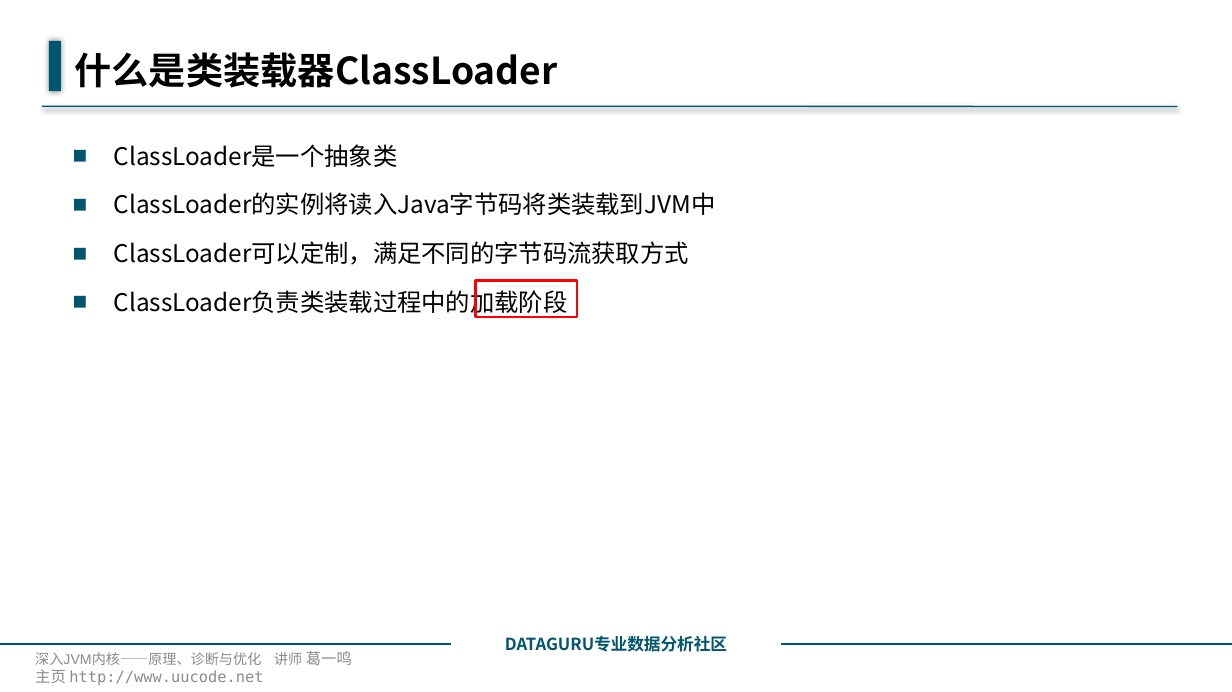
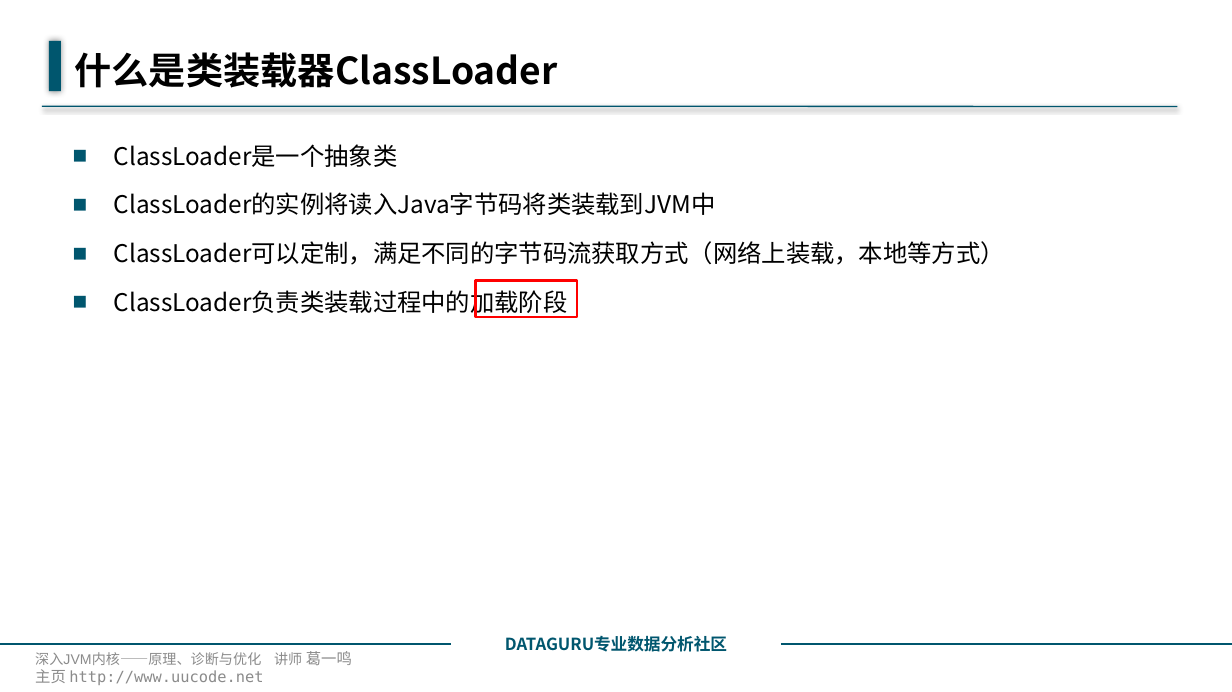
Before and after one commit to 1606884098/javabase, a slide deck: slide 9 of javabase1Jvm/src/main/java/com/javabase/jvm1runtime/runtimeDetail/6.类装载器.pptx. Drawn at 1232x692 pixels with LibreOffice and Linux fonts; fonts in the diff are those of the drawing; background and template pictures are left out. Boxes give left, top, right and bottom in pixels: in the first picture for what was removed or moved away, otherwise in the second. Text is boxed around its words. In the diff, an @@ line names an element or a change of style, - is before the commit and + after.

```diff
--- a/javabase1Jvm/src/main/java/com/javabase/jvm1runtime/runtimeDetail/6.类装载器.pptx
+++ b/javabase1Jvm/src/main/java/com/javabase/jvm1runtime/runtimeDetail/6.类装载器.pptx
@@ text at (x1=114, y1=241, x2=1005, y2=265): text changed @@
-■ ClassLoader可以定制，满足不同的字节码流获取方式
+■ ClassLoader可以定制，满足不同的字节码流获取方式（网络上装载，本地等方式）
```
Also in this commit, not shown: 2 other slides changed, 7 other files.
